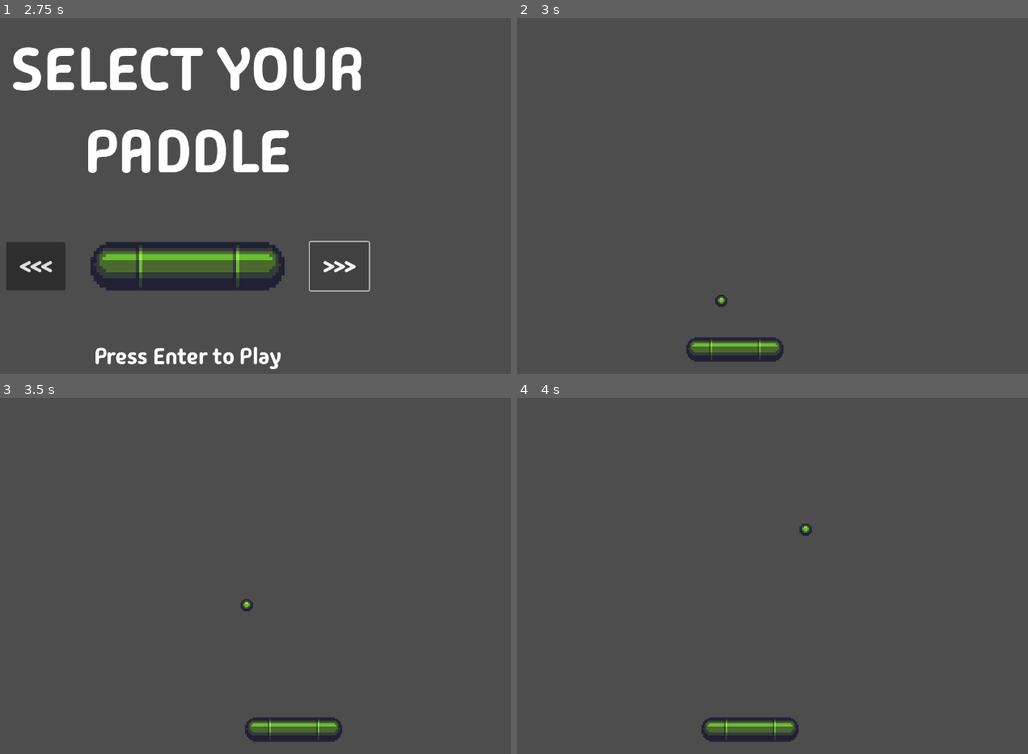
Above: before the commit, frames 1-4 (two rows, left to right).
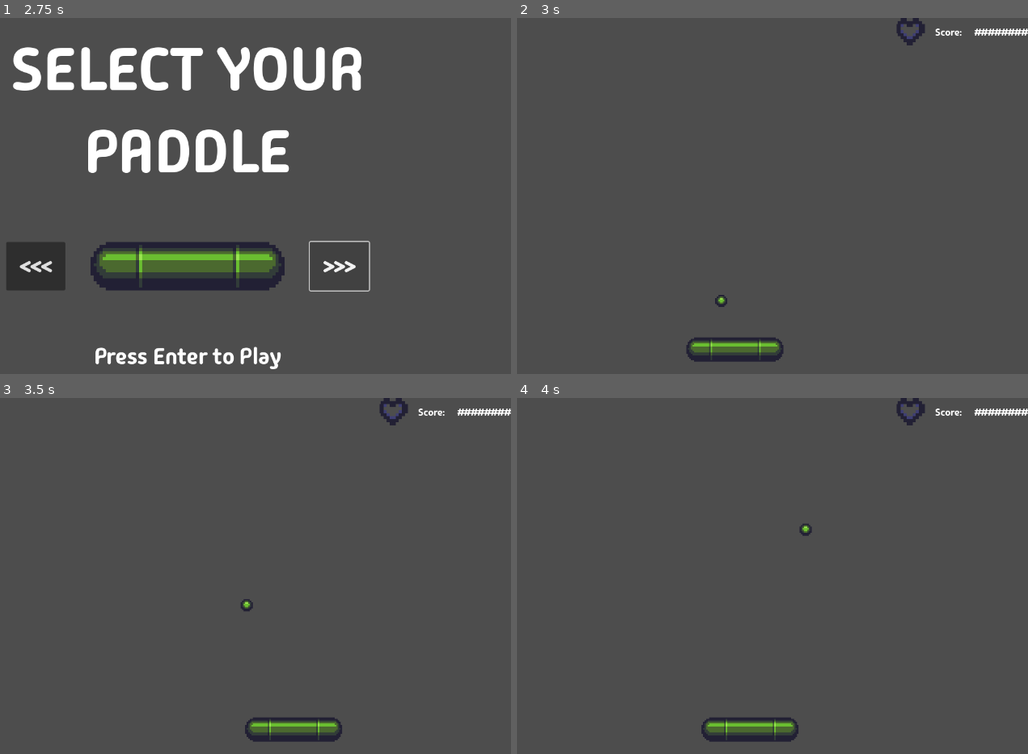
Above: after the commit, the same moments.

Repository: lazaromenezes/edx-games50
Game: Godot game, scene res://scenes/title_screen/title_screen.tscn
The game is run twice, just before and just after one commit, with the same random seed, the same clock (stepped at 60 frames per second) and the same inputs.
Inputs:
- Up to frame 1 (2.75 s): click "START" at 0.5 s; click "<<<" at 1.25 s; click ">>>" at 2 s
- Up to frame 2 (3 s): tap Enter (ui_accept) at 2.75 s; hold Right (move_right) from 2.78 s (still down); hold Space (serve) from 2.78 s (still down)
- Up to frame 3 (3.5 s): keep holding Right (move_right); keep holding Space (serve); tap Enter (ui_accept) at 3.02 s
- Up to frame 4 (4 s): release Right (move_right) at 3.53 s; release Space (serve) at 3.53 s; hold Left (move_left) from 3.53 s (still down); tap Space (serve) at 3.6 s; tap Enter (ui_accept) at 3.77 s

Frame 1 is identical in both runs. In frame 2, 0.4% of the frame differs, in the area x 74-100%, y 0-8%; in frame 3, 0.4%; in frame 4, 0.4%.

Commit message:
Start adding player ui

Diff:
--- a/brick_off/scenes/ball/ball.gd
+++ b/brick_off/scenes/ball/ball.gd
@@ -27,9 +27,6 @@
 
 			_increase_speed()
 
-	else:
-		velocity = Vector2.ZERO
-
 func serve() -> void:
 	velocity.y = initial_speed * Vector2.UP.y
 	velocity.x = randf_range(-200, 200)
@@ -38,6 +35,8 @@
 
 func reset() -> void:
 	position = initial_position
+	velocity = Vector2.ZERO
+	_is_served = false
 
 func _increase_speed():
 	if abs(velocity.y) < max_speed:
--- a/brick_off/scenes/game/game.gd
+++ b/brick_off/scenes/game/game.gd
@@ -3,7 +3,7 @@
 const LEVEL_DISPLAY: String = "Level %d"
 const PADDLE_BOTTOM_OFFSET: int = 15
 
-enum State{SERVE, PLAYING}
+enum State{SERVE, PLAY}
 
 var _current_state: State = State.SERVE
 var _current_level: int = 0
@@ -23,18 +23,12 @@
 func _input(event: InputEvent) -> void:
 	if _current_state == State.SERVE and event.is_action_pressed("serve"):
 		%LevelDisplay.hide()
-		_current_state = State.PLAYING
+		_current_state = State.PLAY
 		$Ball.serve()
 
 func _next_level():
-	$Ball.reset()
-	$Paddle.reset()
-
 	_current_level += 1
-	_current_state = State.SERVE
-
-	%LevelDisplay/Level.text = LEVEL_DISPLAY % _current_level
-	%LevelDisplay.show()
+	_to_serve()
 
 func _set_paddle_initial_position(screen_size: Vector2):
 	var initial_x = screen_size.x / 2
@@ -47,3 +41,15 @@
 	var initial_y = $Paddle.position.y - $Paddle.size.y / 2 - $Ball.size.y / 2
 
 	$Ball.initial_position = Vector2(initial_x, initial_y)
+
+func _on_bottom_body_exited(_body: Node2D) -> void:
+	_to_serve()
+
+func _to_serve():
+	_current_state = State.SERVE
+
+	$Ball.reset()
+	$Paddle.reset()
+
+	%LevelDisplay/Level.text = LEVEL_DISPLAY % _current_level
+	%LevelDisplay.show()
--- a/brick_off/scenes/game/game.tscn
+++ b/brick_off/scenes/game/game.tscn
@@ -1,9 +1,10 @@
-[gd_scene load_steps=8 format=3 uid="uid://b5y8k8fa6p0da"]
+[gd_scene load_steps=12 format=3 uid="uid://b5y8k8fa6p0da"]
 
 [ext_resource type="Script" path="res://scenes/game/game.gd" id="1_om1mc"]
 [ext_resource type="PackedScene" uid="uid://dtfitu5new3yh" path="res://scenes/paddle/paddle.tscn" id="2_tbegc"]
 [ext_resource type="PackedScene" uid="uid://dfudn4jbseg8b" path="res://scenes/ball/ball.tscn" id="3_lq3dq"]
 [ext_resource type="Theme" uid="uid://c0j68svnqomy8" path="res://resources/main_theme.tres" id="4_ellya"]
+[ext_resource type="Texture2D" uid="uid://ve5tgnnpclqx" path="res://assets/breakout_big.png" id="5_q2v1y"]
 
 [sub_resource type="RectangleShape2D" id="RectangleShape2D_76k24"]
 size = Vector2(1, 720)
@@ -14,6 +15,17 @@
 [sub_resource type="RectangleShape2D" id="RectangleShape2D_33n8t"]
 size = Vector2(1280, 1)
 
+[sub_resource type="RectangleShape2D" id="RectangleShape2D_s654b"]
+size = Vector2(1280, 1)
+
+[sub_resource type="AtlasTexture" id="AtlasTexture_cfgx8"]
+atlas = ExtResource("5_q2v1y")
+region = Rect2(832, 288, 56, 56)
+
+[sub_resource type="AtlasTexture" id="AtlasTexture_sm64a"]
+atlas = ExtResource("5_q2v1y")
+region = Rect2(768, 288, 56, 56)
+
 [node name="Game" type="Node2D"]
 script = ExtResource("1_om1mc")
 metadata/_edit_vertical_guides_ = [1280.0]
@@ -22,6 +34,7 @@
 position = Vector2(632, 681)
 scale = Vector2(0.5, 0.5)
 collision_mask = 0
+move_speed = null
 
 [node name="Ball" parent="." instance=ExtResource("3_lq3dq")]
 position = Vector2(633, 644)
@@ -52,6 +65,12 @@
 
 [node name="CollisionShape2D" type="CollisionShape2D" parent="Walls/Top"]
 shape = SubResource("RectangleShape2D_33n8t")
+
+[node name="Bottom" type="Area2D" parent="Walls"]
+position = Vector2(640, 720.5)
+
+[node name="CollisionShape2D" type="CollisionShape2D" parent="Walls/Bottom"]
+shape = SubResource("RectangleShape2D_s654b")
 
 [node name="UILayer" type="CanvasLayer" parent="."]
 
@@ -88,3 +107,32 @@
 text = "Press [ SPACE ] to Serve"
 horizontal_alignment = 1
 vertical_alignment = 1
+
+[node name="BoxContainer" type="BoxContainer" parent="UILayer/Control"]
+layout_mode = 1
+anchors_preset = 1
+anchor_left = 1.0
+anchor_right = 1.0
+grow_horizontal = 0
+theme_override_constants/separation = 20
+
+[node name="TextureProgressBar" type="TextureProgressBar" parent="UILayer/Control/BoxContainer"]
+texture_repeat = 2
+layout_mode = 2
+max_value = 3.0
+texture_under = SubResource("AtlasTexture_cfgx8")
+texture_progress = SubResource("AtlasTexture_sm64a")
+
+[node name="ScoreStaticLabel" type="Label" parent="UILayer/Control/BoxContainer"]
+layout_mode = 2
+theme_override_font_sizes/font_size = 20
+text = "Score: "
+
+[node name="Score" type="Label" parent="UILayer/Control/BoxContainer"]
+layout_mode = 2
+theme_override_font_sizes/font_size = 20
+text = "########"
+horizontal_alignment = 2
+vertical_alignment = 1
+
+[connection signal="body_exited" from="Walls/Bottom" to="." method="_on_bottom_body_exited"]
--- a/brick_off/scenes/paddle/paddle.tscn
+++ b/brick_off/scenes/paddle/paddle.tscn
@@ -14,6 +14,7 @@
 collision_layer = 4
 collision_mask = 2
 script = ExtResource("1_q2exg")
+move_speed = null
 available_paddles = Array[AtlasTexture]([ExtResource("1_ty4xw"), ExtResource("3_0nk8u"), ExtResource("4_mueo2"), ExtResource("5_r5dq0")])
 
 [node name="Sprite2D" type="Sprite2D" parent="."]
